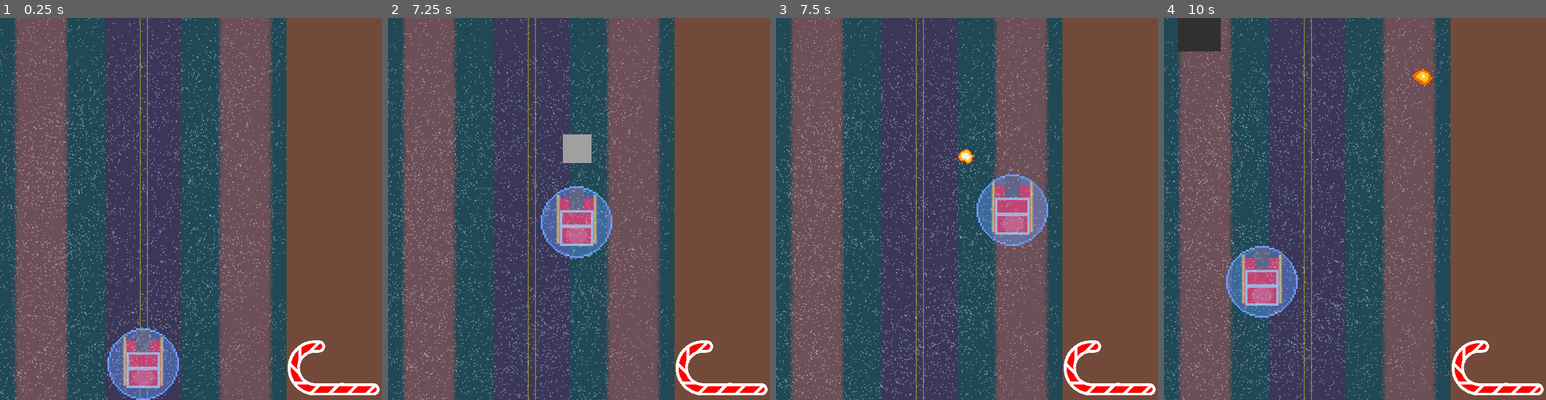
Above: before the commit, frames 1-4 (left to right).
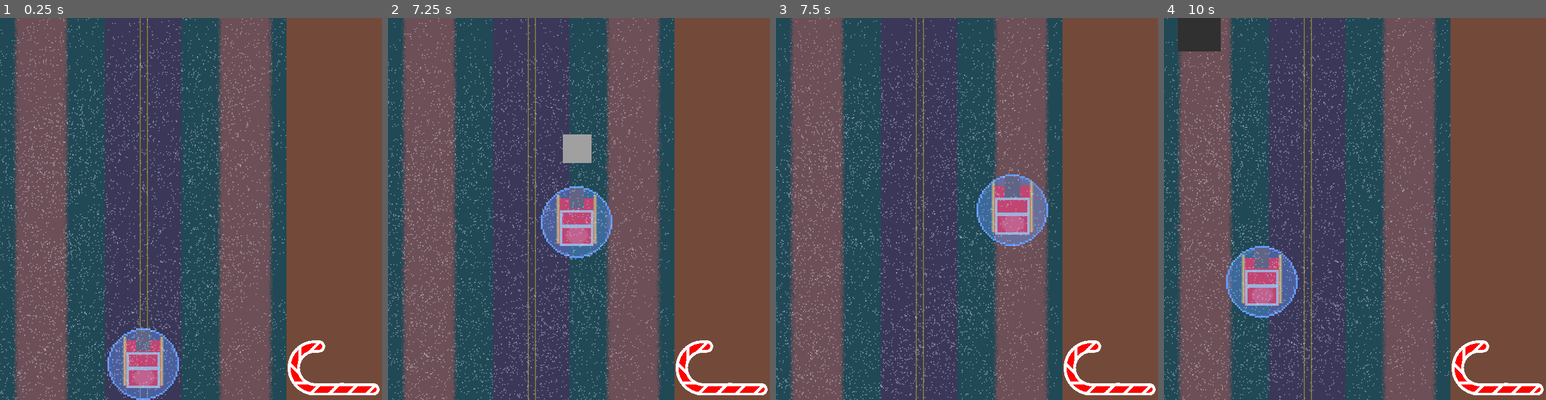
Above: after the commit, the same moments.

Repository: Zoidmania/gdex-2023-winter
Game: Godot game, scene res://stages/stage_north_america.tscn
Two runs of this game, one before a commit and one after it. Both use one fixed random seed, a clock stepped at 60 frames per second and the inputs below. The engine's default icon, where the game draws it, is replaced by a stand-in: a white triangle on a blue panel in a dark square.
Inputs:
- Up to frame 1 (0.25 s): no input
- Up to frame 2 (7.25 s): hold Right (santa_move_right) 0.53-1.28 s; tap Shift (santa_land_or_take_off) every 1.5 s from 0.6 to 6.6 s; hold Down (santa_move_down) 1.28-2.03 s; tap Space (santa_shoot) every 1.5 s from 1.35 to 5.85 s; hold Right (santa_move_right) 2.03-2.78 s; hold Up (santa_move_up) 2.78-3.53 s; hold Left (santa_move_left) 3.53-5.03 s; hold Down (santa_move_down) 5.03-5.78 s; hold Right (santa_move_right) 5.78-6.53 s; hold Up (santa_move_up) from 6.53 s (still down)
- Up to frame 3 (7.5 s): release Up (santa_move_up) at 7.28 s; hold Right (santa_move_right) from 7.28 s (still down); tap Space (santa_shoot) at 7.35 s
- Up to frame 4 (10 s): release Right (santa_move_right) at 8.03 s; hold Down (santa_move_down) 8.03-8.78 s; tap Shift (santa_land_or_take_off) at 8.1, 9.6 s; hold Left (santa_move_left) 8.78-9.53 s; tap Space (santa_shoot) at 8.85 s; hold Up (santa_move_up) from 9.53 s (still down)

Frames 1-2 are identical in both runs. In frame 3, 0.1% of the frame differs, in the area x 47-52%, y 34-39%; in frame 4, 0.2%, in the area x 65-71%, y 13-18%.
Error after the commit: Trying to assign value of type 'Node' to a variable of type 'destroyed_component.gd'. (res://enemies/enemy.gd:20)

Commit message:
make houses

Diff:
--- a/src/assets/house/delivery_house.gd
+++ b/src/assets/house/delivery_house.gd
@@ -1,14 +1,12 @@
-extends Node2D
-
+extends House
+class_name DeliveryHouse
 @onready var progress_bar: ProgressBar = $ProgressBar
 @onready var present_timer: Timer = $PresentTimer
 @onready var house = $House
 
 signal lockdown
+signal release
 var deliverable = false
-# Called when the node enters the scene tree for the first time.
-func _ready():
-   house.play()
 
 
 # Called every frame. 'delta' is the elapsed time since the previous frame.
@@ -37,3 +35,7 @@
 func _on_area_2d_area_exited(area):
     if(area.get_parent().name == 'Sleigh'):
         deliverable = false # Replace with function body.
+
+
+func _on_present_timer_timeout():
+    release.emit() # Replace with function body.
--- a/src/assets/house/delivery_house.tscn
+++ b/src/assets/house/delivery_house.tscn
@@ -1,11 +1,12 @@
-[gd_scene load_steps=9 format=3 uid="uid://by6l1oicxte2p"]
+[gd_scene load_steps=10 format=3 uid="uid://bi4ct50nogwie"]
 
 [ext_resource type="Script" path="res://assets/house/delivery_house.gd" id="1_h36dp"]
 [ext_resource type="Texture2D" uid="uid://be4qtpwsgwlsh" path="res://assets/house/rgb_1.png" id="1_hdo8e"]
+[ext_resource type="PackedScene" uid="uid://bsg7q3ew2mbni" path="res://assets/house/house.tscn" id="1_rgln3"]
 [ext_resource type="Texture2D" uid="uid://b4vbk5cplh0h4" path="res://assets/house/rgb_2.png" id="2_483vg"]
 [ext_resource type="Texture2D" uid="uid://ct1y10kymu2y8" path="res://assets/house/rgb_3.png" id="3_tv4ah"]
 
-[sub_resource type="SpriteFrames" id="SpriteFrames_dx566"]
+[sub_resource type="SpriteFrames" id="SpriteFrames_sbfy5"]
 animations = [{
 "frames": [{
 "duration": 1.0,
@@ -22,43 +23,41 @@
 "speed": 6.0
 }]
 
-[sub_resource type="RectangleShape2D" id="RectangleShape2D_uohvk"]
+[sub_resource type="RectangleShape2D" id="RectangleShape2D_l5sbe"]
 size = Vector2(51, 50)
 
-[sub_resource type="StyleBoxFlat" id="StyleBoxFlat_3jj8j"]
+[sub_resource type="StyleBoxFlat" id="StyleBoxFlat_3ey42"]
 
-[sub_resource type="StyleBoxFlat" id="StyleBoxFlat_gmb4y"]
+[sub_resource type="StyleBoxFlat" id="StyleBoxFlat_q2qtw"]
 bg_color = Color(1, 0.145098, 0, 1)
 
-[node name="DeliveryHouse" type="Node2D"]
+[node name="DeliveryHouse" instance=ExtResource("1_rgln3")]
 script = ExtResource("1_h36dp")
 
-[node name="House" type="AnimatedSprite2D" parent="."]
-sprite_frames = SubResource("SpriteFrames_dx566")
-frame_progress = 0.447224
+[node name="House" type="AnimatedSprite2D" parent="." index="1"]
+sprite_frames = SubResource("SpriteFrames_sbfy5")
+autoplay = "default"
+frame_progress = 0.879031
 centered = false
 
-[node name="Area2D" type="Area2D" parent="."]
+[node name="Area2D" type="Area2D" parent="." index="2"]
 
-[node name="CollisionShape2D" type="CollisionShape2D" parent="Area2D"]
+[node name="CollisionShape2D" type="CollisionShape2D" parent="Area2D" index="0"]
 position = Vector2(25.5, 25)
-shape = SubResource("RectangleShape2D_uohvk")
+shape = SubResource("RectangleShape2D_l5sbe")
 
-[node name="ProgressBar" type="ProgressBar" parent="."]
+[node name="ProgressBar" type="ProgressBar" parent="." index="3"]
 visible = false
 offset_top = 52.0
 offset_right = 51.0
 offset_bottom = 56.0
-theme_override_styles/background = SubResource("StyleBoxFlat_3jj8j")
-theme_override_styles/fill = SubResource("StyleBoxFlat_gmb4y")
+theme_override_styles/background = SubResource("StyleBoxFlat_3ey42")
+theme_override_styles/fill = SubResource("StyleBoxFlat_q2qtw")
 max_value = 5.0
 step = -1.0
 value = 5.0
 show_percentage = false
 
-[node name="PresentTimer" type="Timer" parent="."]
+[node name="PresentTimer" type="Timer" parent="." index="4"]
 wait_time = 5.0
 one_shot = true
-
-[connection signal="area_entered" from="Area2D" to="." method="_on_area_2d_area_entered"]
-[connection signal="area_exited" from="Area2D" to="." method="_on_area_2d_area_exited"]
--- /dev/null
+++ b/src/assets/house/green_house.tscn
@@ -0,0 +1,14 @@
+[gd_scene load_steps=3 format=3 uid="uid://cpio7pax60cw1"]
+
+[ext_resource type="PackedScene" uid="uid://bsg7q3ew2mbni" path="res://assets/house/house.tscn" id="1_vbtbp"]
+[ext_resource type="Texture2D" uid="uid://d0hykm0k46e3w" path="res://assets/house/green_house.png" id="2_s5val"]
+
+[node name="GreenHouse" instance=ExtResource("1_vbtbp")]
+
+[node name="VisibleOnScreenNotifier2D" parent="." index="0"]
+position = Vector2(25, 26)
+scale = Vector2(2.4, 2.5)
+
+[node name="Sprite2D" type="Sprite2D" parent="." index="1"]
+texture = ExtResource("2_s5val")
+centered = false
--- /dev/null
+++ b/src/assets/house/house.gd
@@ -0,0 +1,12 @@
+extends Node2D
+class_name House
+@onready var visible_on_screen_notifier_2d = $VisibleOnScreenNotifier2D
+# Called when the node enters the scene tree for the first time.
+func _ready():
+  visible_on_screen_notifier_2d.screen_exited.connect(queue_free)
+ # Replace with function body.
+
+
+# Called every frame. 'delta' is the elapsed time since the previous frame.
+func _process(delta):
+    pass
--- /dev/null
+++ b/src/assets/house/house.tscn
@@ -0,0 +1,8 @@
+[gd_scene load_steps=2 format=3 uid="uid://bsg7q3ew2mbni"]
+
+[ext_resource type="Script" path="res://assets/house/house.gd" id="1_bgkkt"]
+
+[node name="House" type="Node2D"]
+script = ExtResource("1_bgkkt")
+
+[node name="VisibleOnScreenNotifier2D" type="VisibleOnScreenNotifier2D" parent="."]
--- /dev/null
+++ b/src/assets/house/red_house.tscn
@@ -0,0 +1,14 @@
+[gd_scene load_steps=3 format=3 uid="uid://gxpy3518avdu"]
+
+[ext_resource type="PackedScene" uid="uid://bsg7q3ew2mbni" path="res://assets/house/house.tscn" id="1_rvc2y"]
+[ext_resource type="Texture2D" uid="uid://dreixqjl31t6k" path="res://assets/house/house.png" id="2_uayip"]
+
+[node name="RedHouse" instance=ExtResource("1_rvc2y")]
+
+[node name="VisibleOnScreenNotifier2D" parent="." index="0"]
+position = Vector2(25.5, 26.5)
+scale = Vector2(2.55, 2.55)
+
+[node name="Sprite2D" type="Sprite2D" parent="." index="1"]
+texture = ExtResource("2_uayip")
+centered = false
--- /dev/null
+++ b/src/blue_house.tscn
@@ -0,0 +1,14 @@
+[gd_scene load_steps=3 format=3 uid="uid://bj1t4smrp76kg"]
+
+[ext_resource type="PackedScene" uid="uid://bsg7q3ew2mbni" path="res://assets/house/house.tscn" id="1_d1y11"]
+[ext_resource type="Texture2D" uid="uid://bpyr4yn6e3t0v" path="res://assets/house/blue_house.png" id="2_dfra5"]
+
+[node name="BlueHouse" instance=ExtResource("1_d1y11")]
+
+[node name="VisibleOnScreenNotifier2D" parent="." index="0"]
+position = Vector2(25.5, 25.5)
+scale = Vector2(2.45, 2.55)
+
+[node name="Sprite2D" type="Sprite2D" parent="." index="1"]
+texture = ExtResource("2_dfra5")
+centered = false
--- a/src/components/destroyed_component.gd
+++ b/src/components/destroyed_component.gd
@@ -1,5 +1,5 @@
 class_name DestroyedComponent
-extends Node
+extends House
 ## Wires up destruction behavior when an actor runs out of health.
 ##
 ## Written by HeartBeast. Amended by Zoidmania.
--- /dev/null
+++ b/src/stages/house_generator.gd
@@ -0,0 +1,30 @@
+extends Node2D
+@onready var delivery_house: DeliveryHouse = $DeliveryHouse
+@onready var red_house = $RedHouse
+@onready var green_house = $GreenHouse
+@onready var blue_house = $BlueHouse
+
+@export var houseTimer: Timer
+@export var sleigh: Sleigh
+@export var spawn_loc: Marker2D
+# Called when the node enters the scene tree for the first time.
+func _ready():
+    houseTimer.timeout.connect(spawnHouse) # Replace with function body.
+
+
+# Called every frame. 'delta' is the elapsed time since the previous frame.
+func _process(delta):
+    pass
+
+
+func spawnHouse() -> void:
+    var type = randi_range(1, 10)
+    if type == 10:
+        delivery_house.spawn(spawn_loc)
+        delivery_house.lockdown.connect()
+    elif 1 <= type <= 3:
+        red_house.spawn(spawn_loc)
+    elif 4 <= type <= 6:
+        blue_house.spawn(spawn_loc)
+    else:
+        green_house.spawn(spawn_loc)
--- /dev/null
+++ b/src/stages/house_generator.tscn
@@ -0,0 +1,27 @@
+[gd_scene load_steps=7 format=3 uid="uid://dpd5qlq771bi0"]
+
+[ext_resource type="Script" path="res://stages/house_generator.gd" id="1_c4qdo"]
+[ext_resource type="Script" path="res://components/spawner_component.gd" id="2_d3sog"]
+[ext_resource type="PackedScene" uid="uid://by6l1oicxte2p" path="res://assets/house/delivery_house.tscn" id="3_4v6im"]
+[ext_resource type="PackedScene" uid="uid://4qalv4kpus8r" path="res://assets/house/RedHouse.tscn" id="4_iwed5"]
+[ext_resource type="PackedScene" uid="uid://c73ipjb183jmd" path="res://assets/house/GreenHouse.tscn" id="5_2hhv1"]
+[ext_resource type="PackedScene" uid="uid://lb4o667odgcj" path="res://assets/house/BlueHouse.tscn" id="6_qof4b"]
+
+[node name="HouseGenerator" type="Node2D"]
+script = ExtResource("1_c4qdo")
+
+[node name="DeliveryHouse" type="Node2D" parent="."]
+script = ExtResource("2_d3sog")
+scene = ExtResource("3_4v6im")
+
+[node name="RedHouse" type="Node2D" parent="."]
+script = ExtResource("2_d3sog")
+scene = ExtResource("4_iwed5")
+
+[node name="GreenHouse" type="Node2D" parent="."]
+script = ExtResource("2_d3sog")
+scene = ExtResource("5_2hhv1")
+
+[node name="BlueHouse" type="Node2D" parent="."]
+script = ExtResource("2_d3sog")
+scene = ExtResource("6_qof4b")
